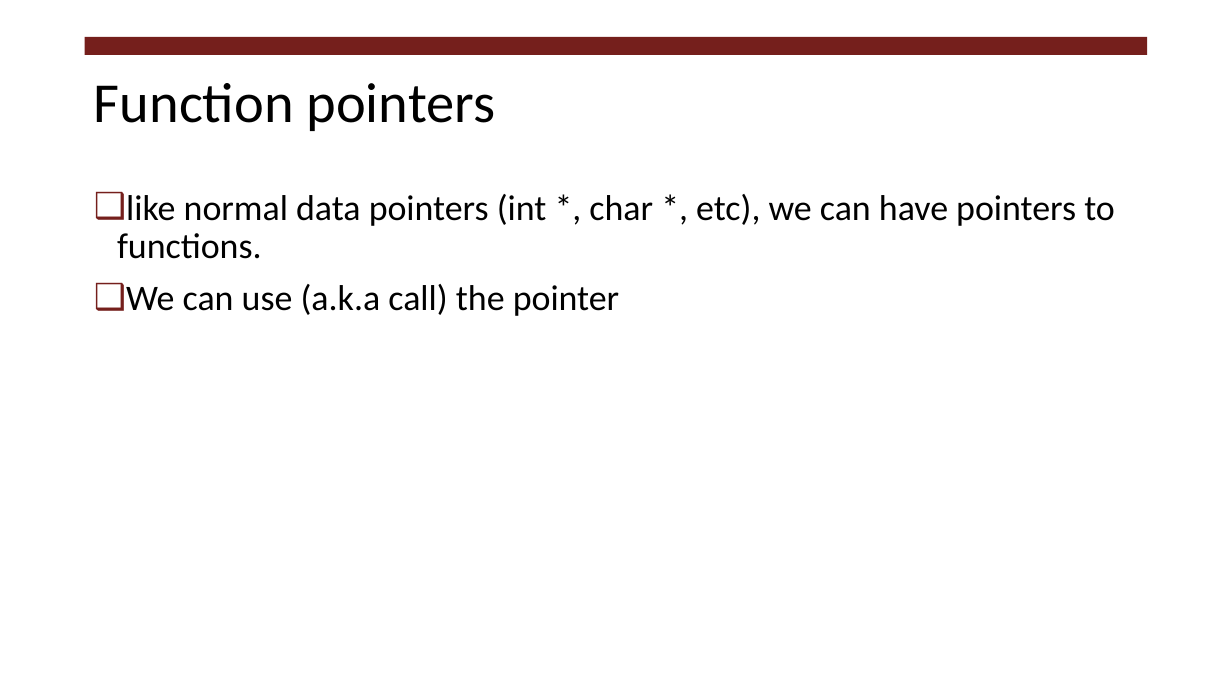
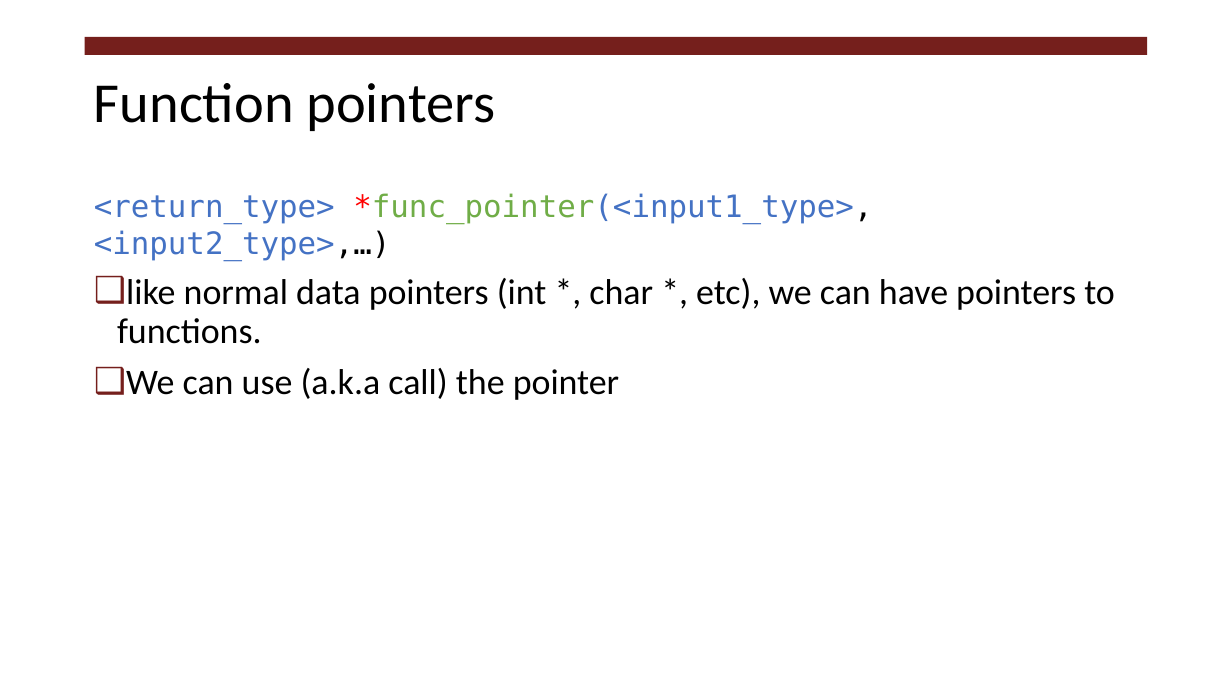
Before and after one commit to RHIT-CSSE/csse332, a slide deck: slide 13 of ClassMaterials/C_Pointers/C_KeyConcepts.pptx. Drawn at 1232x693 pixels with LibreOffice and Linux fonts; fonts in the diff are those of the drawing. Boxes give left, top, right and bottom in pixels: in the first picture for what was removed or moved away, otherwise in the second. Text is boxed around its words. In the diff, an @@ line names an element or a change of style, - is before the commit and + after.

Commit message:
Updated C pointer slide

```diff
--- a/ClassMaterials/C_Pointers/C_KeyConcepts.pptx
+++ b/ClassMaterials/C_Pointers/C_KeyConcepts.pptx
@@ text added at (94, 193, 872, 261), 24 pt, text #4472C4 @@
+<return_type> *func_pointer(<input1_type>, <input2_type>,…)
@@ text "like normal data pointers (int ...": place and size @@
-text "like normal data pointers (int ..." at (117, 194, 1115, 316)
+text "like normal data pointers (int ..." at (117, 278, 1115, 400)
```
Also in this commit, not shown: 2 other slides changed.
